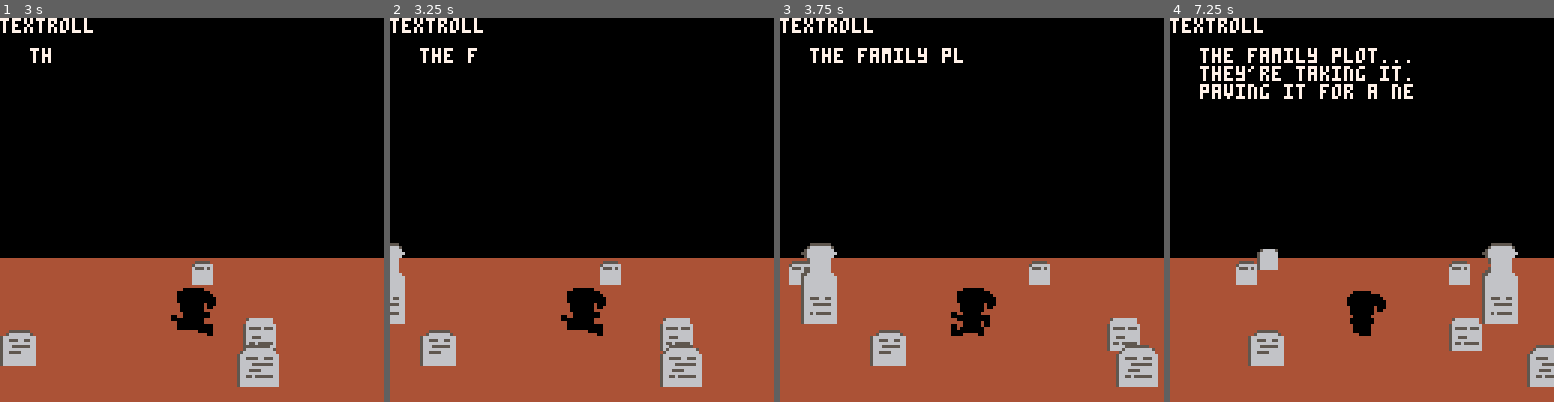
Above: before the commit, frames 1-4 (left to right).
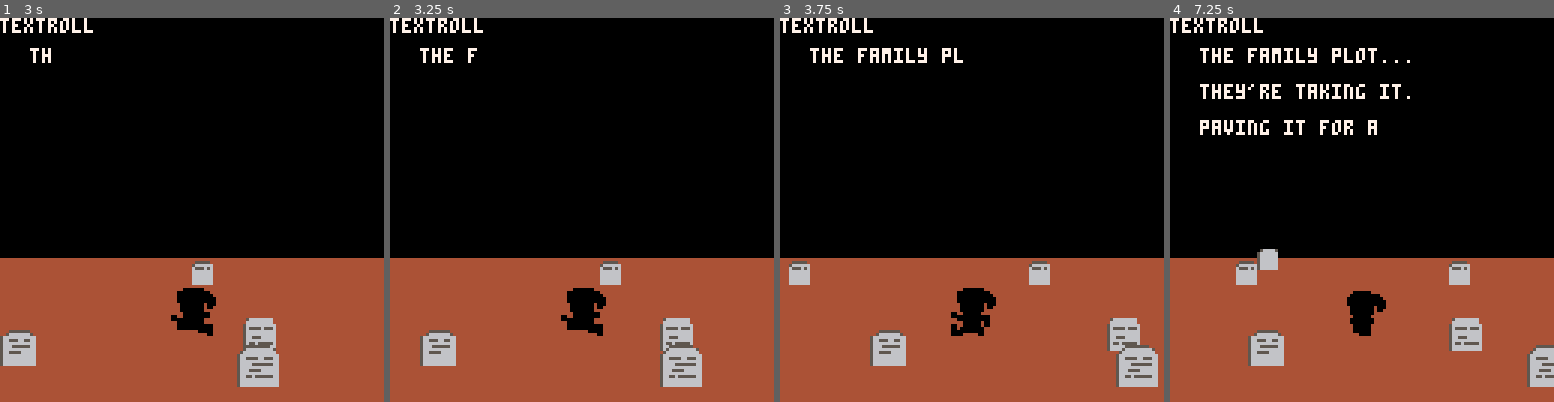
Above: after the commit, the same moments.

Repository: scottnm/collards.p8
Game: PICO-8 cartridge collards.p8
The game is run twice, just before and just after one commit, with the same random seed, the same clock (stepped at 60 frames per second) and the same inputs.
Inputs:
- Up to frame 1 (3 s): tap X (X key) at 0.33, 1.07, 1.85, 2.97 s; tap O (Z key) at 0.7, 1.7, 2.1, 2.5, 2.9 s; hold Right 1.6-2.1 s; hold Up 2.15-2.42 s; hold Right from 2.47 s (still down)
- Up to frame 2 (3.25 s): release Right at 3.03 s; hold Left from 3.08 s (still down)
- Up to frame 3 (3.75 s): tap O (Z key) at 3.3, 3.7 s; release Left at 3.58 s; hold Down from 3.63 s (still down)
- Up to frame 4 (7.25 s): release Down at 3.97 s; hold Right 4.02-4.68 s; tap X (X key) at 4.08, 5.2, 6.32 s; tap O (Z key) every 0.4 s from 4.1 to 6.9 s; hold Up 4.73-5.03 s; hold Left 5.08-5.68 s; hold Down 5.73-6.03 s; hold Right 6.08-6.58 s; hold Right 6.63-7.13 s; hold Up from 7.18 s (still down)

Frame 1 is identical in both runs. In frame 2, 0.7% of the frame differs, in the area x 0-4%, y 58-80%; in frame 3, 1.7%; in frame 4, 4.2%, in the area x 7-91%, y 12-80%.

Commit message:
progress! bruh we are getting so close I can taste it

Diff:
--- a/pregame.lua
+++ b/pregame.lua
@@ -12,21 +12,25 @@
     g_start_prompt_y = 60
     g_title_dismiss_spd = 0.75
 
-    function chain_with_pauses(text_with_pauses)
+    function chain_with_pauses(chunks, pause)
         local s = ""
-        for t in all(text_with_pauses) do
-            local p = ""
-            for i=1,t[2] do p = p.." " end
-            s = s .. t[1] .. p .. "\n"
+        for i=1,#chunks do
+            last = i == #chunks
+            t = chunks[i]
+            p = pause
+            if last then p = 0 end
+            s = s..t
+            for j=1,p do s = s.." " end
+            if not last then s = s.."\n\n" end
         end
         return s
     end
 
     local intro_text = chain_with_pauses({
-        {"the family plot...", 5}, {"they're taking it.", 5}, {"paving it for a new distribution center.", 5},
-        {"there's something buried there...", 5}, {"granddaddy left it for you.", 5}, {"it's with him underground", 5},
-        {"find it.", 5}, {"good luck.", 50},
-    })
+        "the family plot...", "they're taking it.", "paving it for a new distribution center.",
+        "there's something buried there...", "granddaddy left it for you.", "it's with him...",
+        "...underground.", "find it.", "- granny \135",
+    }, 5)
 
     g_intro_text = split_text(intro_text)
     g_text_roll_length = #(intro_text) * 2
@@ -104,10 +108,17 @@
         end
     elseif g_subphase == "textroll" then
         update_anim(g_player, g_anims.WalkLeft)
-        move_prop(g_main_grave)
         foreach(g_props, move_prop)
         g_text_roll_count -= 1
         if g_text_roll_count == 0 then
+            g_subphase = "textrollhold"
+            g_text_roll_hold = 30
+        end
+    elseif g_subphase == "textrollhold" then
+        update_anim(g_player, g_anims.WalkLeft)
+        foreach(g_props, move_prop)
+        g_text_roll_hold -= 1
+        if g_text_roll_hold == 0 then
             g_subphase = "graveentr"
             g_graveentr_count = 60
         end
@@ -139,12 +150,12 @@
         g_wait3_count -= 1
         if g_wait3_count == 0 then
             sfx(Sfxs.DownStairs)
-            g_subphase = "textroll"
-            g_textroll_count = 1 -- FIXME: add the text rool
-        end
-    elseif g_subphase == "textroll" then
-        g_textroll_count -= 1
-        if g_textroll_count == 0 then
+            g_subphase = "blackout"
+            g_blackout_count = 30
+        end
+    elseif g_subphase == "blackout" then
+        g_blackout_count -= 1
+        if g_blackout_count == 0 then
             g_subphase = "done"
         end
     elseif g_subphase == "done" then
@@ -175,7 +186,7 @@
 function _draw_title_screen()
     cls(Colors.Black)
 
-    if g_subphase == "fade" or g_subphase == "done" then
+    if g_subphase == "blackout" or g_subphase == "done" then
         return
     end
 
@@ -196,7 +207,7 @@
     draw_title_text(Colors.Tan, 21, g_title_y)
     draw_title_text(Colors.Maroon, 22, g_title_y + 1)
 
-    if g_subphase == "textroll" then
+    if g_subphase == "textroll" or g_subphase == "textrollhold" then
         local rolled_text_ratio = (g_text_roll_length - g_text_roll_count) / g_text_roll_length
         draw_text_roll(g_intro_text, rolled_text_ratio, 10, 10, nil, 6)
     end
